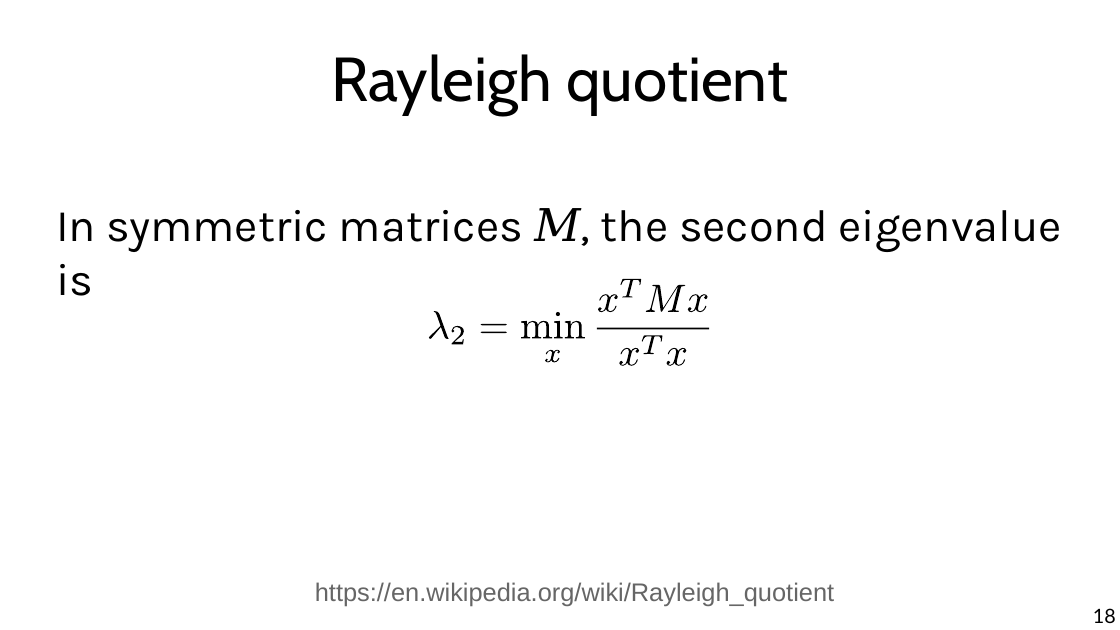
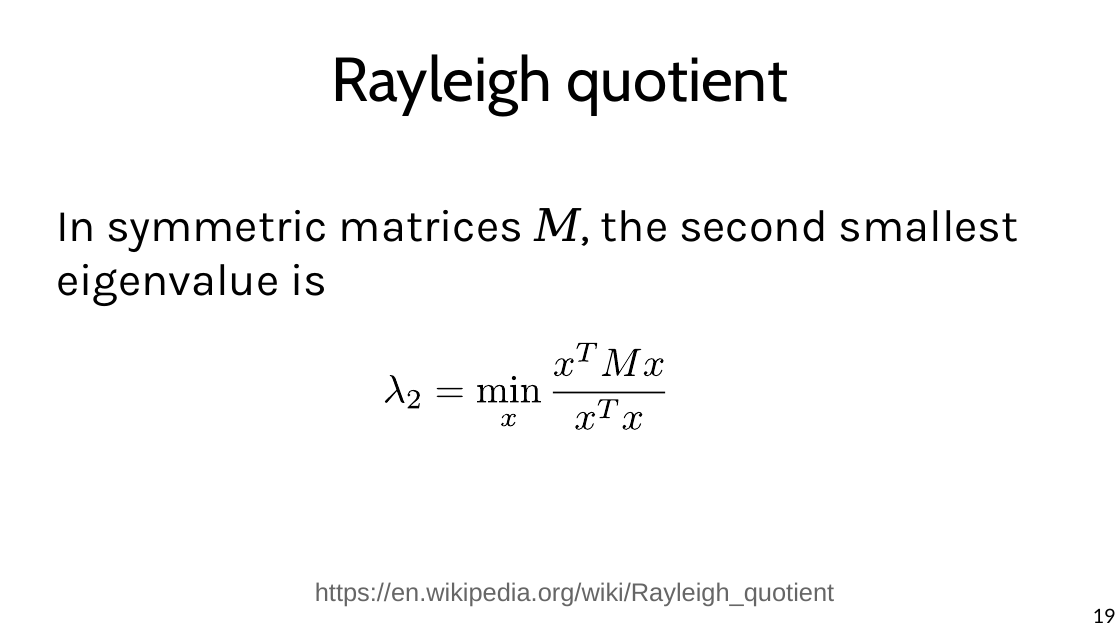
Before and after one commit to chatox/networks-science-course, a slide deck: slide 19 of theory/odp/tt22-spectral_graph_embedding.odp (slide 18 before the commit). Drawn at 1120x630 pixels with LibreOffice and Linux fonts; fonts in the diff are those of the drawing. Boxes give left, top, right and bottom in pixels: in the first picture for what was removed or moved away, otherwise in the second. Text is boxed around its words. In the diff, an @@ line names an element or a change of style, - is before the commit and + after.

```diff
--- a/theory/odp/tt22-spectral_graph_embedding.odp
+++ b/theory/odp/tt22-spectral_graph_embedding.odp
@@ text at box(56, 208, 1019, 306): text changed @@
-In symmetric matrices M, the second eigenvalue is
+In symmetric matrices M, the second smallest eigenvalue is
@@ freeform shape removed at box(688, 295, 707, 313) @@
@@ freeform shape: place and size @@
-freeform shape at box(619, 348, 638, 366)
+freeform shape at box(554, 359, 573, 377)
@@ freeform shape: place and size @@
-freeform shape at box(565, 321, 585, 338)
+freeform shape at box(576, 343, 597, 361)
@@ freeform shape: place and size @@
-freeform shape at box(667, 348, 686, 366)
+freeform shape at box(644, 359, 664, 377)
@@ freeform shape: place and size @@
-freeform shape at box(545, 350, 560, 362)
+freeform shape at box(521, 385, 542, 402)
@@ freeform shape added at box(501, 414, 516, 426), fill #000000 @@
@@ freeform shape: place and size @@
-freeform shape at box(598, 295, 617, 313)
+freeform shape at box(575, 412, 595, 430)
@@ 8 freeform shapes: place and size @@
-8 freeform shapes at box(429, 285, 709, 354)
+8 freeform shapes at box(385, 349, 666, 418)
@@ freeform shape: place and size @@
-freeform shape at box(621, 278, 641, 297)
+freeform shape at box(623, 412, 642, 430)
@@ page number at box(1093, 608, 1116, 623): text changed @@
-18
+19
```
Also in this commit, not shown: 24 other slides changed, 2 slides added, 1 slide removed, 1 other file.
